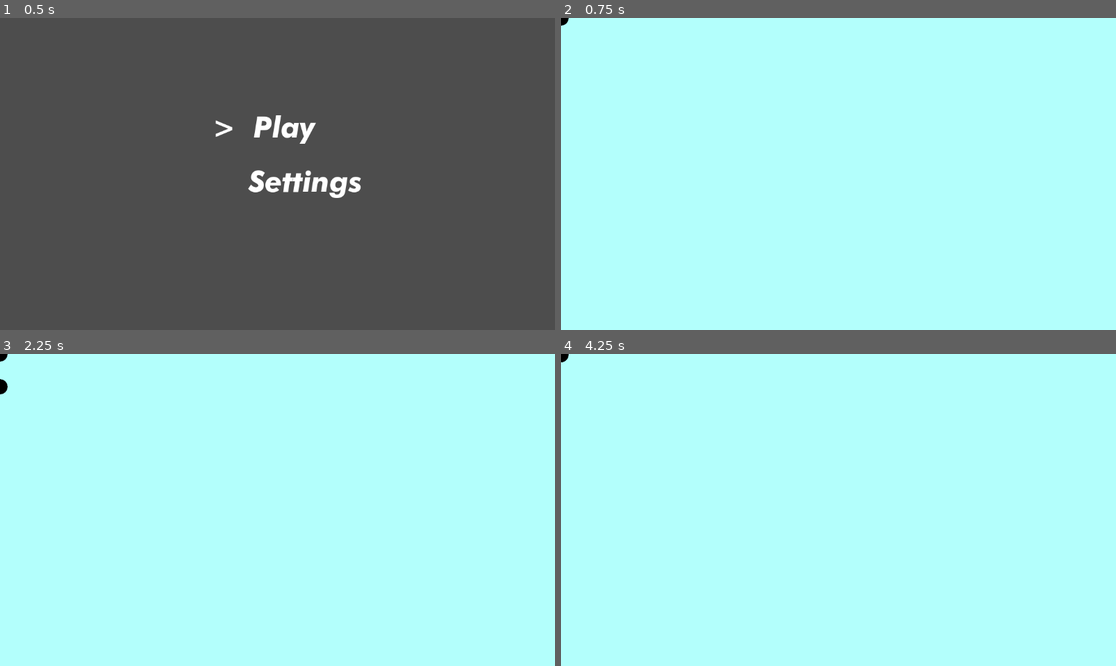
Above: before the commit, frames 1-4 (two rows, left to right).
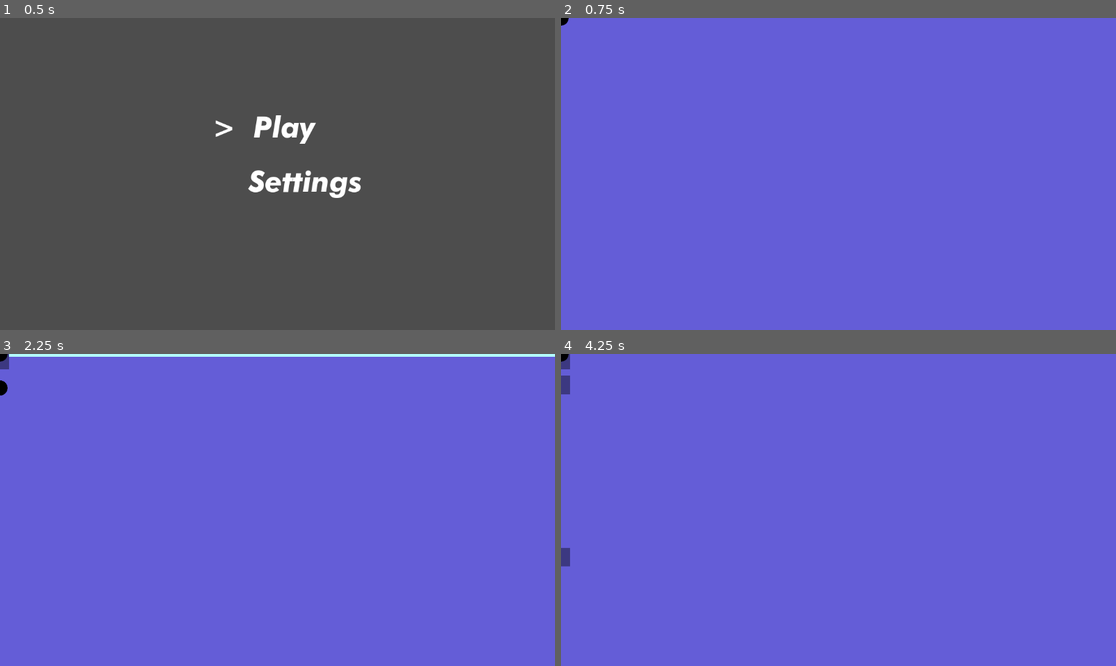
Above: after the commit, the same moments.

Repository: ProgrammingParadox/voronoi-game
Game: Godot game, scene res://scenes/home.tscn
The game is run twice, just before and just after one commit, with the same random seed, the same clock (stepped at 60 frames per second) and the same inputs.
Inputs (mouse positions are in pixels of both pictures, inside the frame that each line leads up to):
- Up to frame 1 (0.5 s): no input
- Up to frame 2 (0.75 s): click "Play" at 0.5 s
- Up to frame 3 (2.25 s): tap Enter (enter) at 1.25, 1.35 s; move the mouse to (399, 494) at 1.27 s; hold W (player_1_up) 1.28-2.03 s; tap Q (player_1_plant) at 1.55, 2.1 s; tap Space at 2 s; move the mouse to (166, 525) at 2.02 s; hold S (player_1_down) from 2.03 s (still down)
- Up to frame 4 (4.25 s): tap Enter (enter) at 2.3, 2.85, 3.8 s; move the mouse to (894, 441) at 2.77 s; release S (player_1_down) at 2.78 s; hold W (player_1_up) from 2.78 s (still down); tap Q (player_1_plant) at 3.05, 3.6 s; move the mouse to (810, 572) at 3.52 s

Frame 1 is identical in both runs. In frame 2, 100% of the frame differs, in the area x 0-100%, y 0-100%; in frame 3, 99%; in frame 4, 100%.
Error before the commit: Cannot call method 'instantiate' on a null value. (res://scripts/player.gd:42)

Commit message:
seeds can be placed now

Diff:
--- a/scenes/Game.tscn
+++ b/scenes/Game.tscn
@@ -1,9 +1,10 @@
-[gd_scene load_steps=6 format=3 uid="uid://og27vauvhwyp"]
+[gd_scene load_steps=7 format=3 uid="uid://og27vauvhwyp"]
 
 [ext_resource type="Script" uid="uid://bfiqymei23qyp" path="res://scripts/game.gd" id="1_s0nni"]
 [ext_resource type="Shader" uid="uid://31ww3j04rdyb" path="res://voronoi.gdshader" id="1_t88pq"]
 [ext_resource type="Script" uid="uid://chnkqismhkqxo" path="res://scripts/voronoi.gd" id="2_r0x5m"]
 [ext_resource type="PackedScene" uid="uid://bhp5xw5nom5h" path="res://player.tscn" id="4_78awf"]
+[ext_resource type="PackedScene" uid="uid://cdjeq7ithvm6g" path="res://scenes/seed.tscn" id="4_joorw"]
 
 [sub_resource type="ShaderMaterial" id="ShaderMaterial_q6r6c"]
 shader = ExtResource("1_t88pq")
@@ -25,9 +26,13 @@
 script = ExtResource("2_r0x5m")
 
 [node name="Player 1" parent="." instance=ExtResource("4_78awf")]
+seed_tscn = ExtResource("4_joorw")
+controls_plant = "player_1_plant"
 
 [node name="Player 2" parent="." instance=ExtResource("4_78awf")]
+seed_tscn = ExtResource("4_joorw")
 controls_up = "player_2_up"
 controls_down = "player_2_down"
 controls_left = "player_2_left"
 controls_right = "player_2_right"
+controls_plant = "player_2_plant"
--- a/scenes/seed.tscn
+++ b/scenes/seed.tscn
@@ -5,14 +5,12 @@
 [ext_resource type="Script" uid="uid://btvn5og5hfa5n" path="res://scripts/seed.gd" id="3_7wu6j"]
 
 [sub_resource type="ShaderMaterial" id="ShaderMaterial_7hxkq"]
+resource_local_to_scene = true
 shader = ExtResource("1_24r2x")
 shader_parameter/player_color = PackedFloat32Array(0, 0, 0, 0)
 
-[node name="Node2D" type="Node2D"]
-
-[node name="Sprite2D" type="Sprite2D" parent="."]
+[node name="Sprite2D" type="Sprite2D"]
 material = SubResource("ShaderMaterial_7hxkq")
 scale = Vector2(0.3, 0.3)
 texture = ExtResource("2_7wu6j")
 script = ExtResource("3_7wu6j")
-player_color = Color(1, 0, 0, 1)
--- a/scripts/game.gd
+++ b/scripts/game.gd
@@ -40,6 +40,8 @@
 
 	get_tree().root.size_changed.connect(resize)
 
+	get_node("Player 1").color = Global.COLOR_PALETTE[1];
+
 
 # Called every frame. 'delta' is the elapsed time since the previous frame.
 func _process(delta: float) -> void:
--- a/scripts/player.gd
+++ b/scripts/player.gd
@@ -11,6 +11,7 @@
 @export var controls_down  : String;
 @export var controls_left  : String;
 @export var controls_right : String;
+@export var controls_plant : String;
 
 var screen_size
 
@@ -38,11 +39,14 @@
 	if Input.is_action_pressed(controls_up):
 		velocity.y += -acceleration
 
-	if Input.is_action_just_pressed("player_1_plant"):
+	if Input.is_action_just_pressed(controls_plant):
 		var new_seed = seed_tscn.instantiate()
 		add_sibling(new_seed)
+
 		new_seed.position = self.position
-		new_seed.get_node("Sprite2D").player_color = Color(0.0, 1.0, 0.0, 1.0);
+		new_seed.color = color;
+
+		parent.add_point(new_seed);
 
 
 	position += velocity * speed * delta
--- a/scripts/seed.gd
+++ b/scripts/seed.gd
@@ -1,22 +1,22 @@
 extends Sprite2D
 
-@export var player_color: Color;
+@export var color: Color;
 
 # Called when the node enters the scene tree for the first time.
 func _ready() -> void:
 	material.set_shader_parameter("player_color", [
-		player_color.r,
-		player_color.g,
-		player_color.b,
-		player_color.a
+		color.r,
+		color.g,
+		color.b,
+		color.a
 	]);
 
 
 # Called every frame. 'delta' is the elapsed time since the previous frame.
 func _process(delta: float) -> void:
 	material.set_shader_parameter("player_color", [
-		player_color.r,
-		player_color.g,
-		player_color.b,
-		player_color.a
+		color.r,
+		color.g,
+		color.b,
+		color.a
 	]);
--- a/seed.gdshader
+++ b/seed.gdshader
@@ -10,7 +10,7 @@
 void fragment() {
 	// Called for every pixel the material is visible on.
 
-	COLOR = vec4(player_color[0], player_color[1], player_color[2], player_color[3]);
+	COLOR = vec4(player_color[0] * 0.6, player_color[1] * 0.6, player_color[2] * 0.6, player_color[3] * 0.6);
 	COLOR.a = texture(TEXTURE, UV).a;
 }
 
--- a/voronoi.gdshader
+++ b/voronoi.gdshader
@@ -17,6 +17,23 @@
 	// Called for every vertex the material is visible on.
 }
 
+float distToBorder(vec2 p, vec2 a, vec2 b){
+	vec2 mid = (a + b) / 2.0;
+	float slope = (a.y - b.y) / (a.x - b.x);
+
+	// prevent slope from being 0
+	if(abs(slope) < 0.00001){
+		slope = 0.00001;
+	}
+
+	// find the closest point to the border
+	// tears were shed over these two lines
+	float x = ((slope * ((slope*p.x) - p.y + mid.y)) + mid.x) / ((slope*slope) + 1.0);
+	vec2 o = vec2(x, (x * slope) - (slope * p.x) + p.y);
+
+	return distance(p, o);
+}
+
 vec2 getPoint(int i){
 	return vec2(p_x[i], p_y[i]);
 }
@@ -26,15 +43,19 @@
 	return vec3(colors[color_index + 0], colors[color_index + 1], colors[color_index + 2]);
 }
 
-void findTwoClosest(vec2 pos, out int closest, out int second_closest){
+void findTwoClosest(vec2 pos, out int closest, out int second_closest, out float closest_boundary){
 	float nearest_1 = 10000000.0;
 	closest = -1;
 	float nearest_2 = 10000000.0;
 	second_closest = -1;
+	float nearest_b = 10000000.0;
+	int b = -1;
 	for(int i = 0; i < points; i++){
 		vec2 cur = getPoint(i);
 
 		float dist = distance(cur, pos);
+
+		// float bdist = distToBorder(pos, cur
 
 		if(dist < nearest_1){
 			nearest_2 = nearest_1;
@@ -52,32 +73,18 @@
 void fragment(){
 	// find two closest points... seeds?
 	int closest, second_closest;
-	findTwoClosest(UV, closest, second_closest);
+	float closest_boundary;
+	findTwoClosest(UV, closest, second_closest, closest_boundary);
 
 	// write out their positions as vectors
 	vec2 nearest_point      = getPoint(closest);
 	vec2 next_nearest_point = getPoint(second_closest);
 
-	// mid point, slope
-	vec2 mid = (nearest_point + next_nearest_point) / 2.0;
-	vec2 p = UV;
-	float slope = (nearest_point.y - next_nearest_point.y) / (nearest_point.x - next_nearest_point.x);
-
-	// prevent slope from being 0
-	if(abs(slope) < 0.00001){
-		slope = 0.00001;
-	}
-
-	// find the closest point to the border
-	// tears were shed over these two lines
-	float x = ((slope * ((slope*p.x) - p.y + mid.y)) + mid.x) / ((slope*slope) + 1.0);
-	vec2 o = vec2(x, (x * slope) - (slope * p.x) + p.y);
-
 	// get the colors of the two closest seeds
 	vec3 color_1 = getColor(closest);
 	vec3 color_2 = getColor(second_closest);
 
-	float dist = distance(p, o);
+	float dist = distToBorder(UV, nearest_point, next_nearest_point);
 
 	if(dist < border_width && color_1 == color_2){
 		// COLOR = vec4(mix(color_1 * 0.6, color_1, dist / border_width), 1.0);
